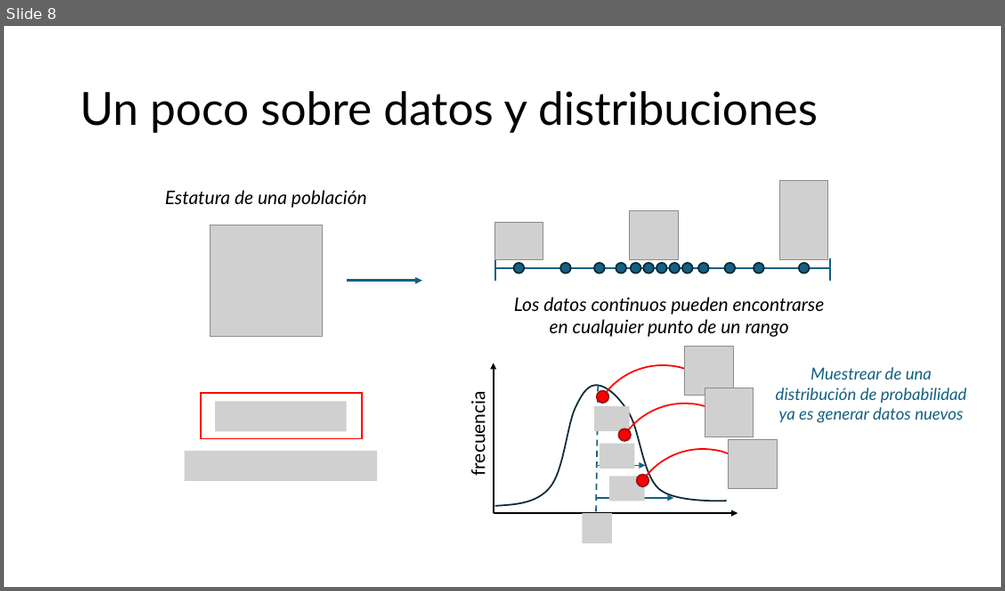
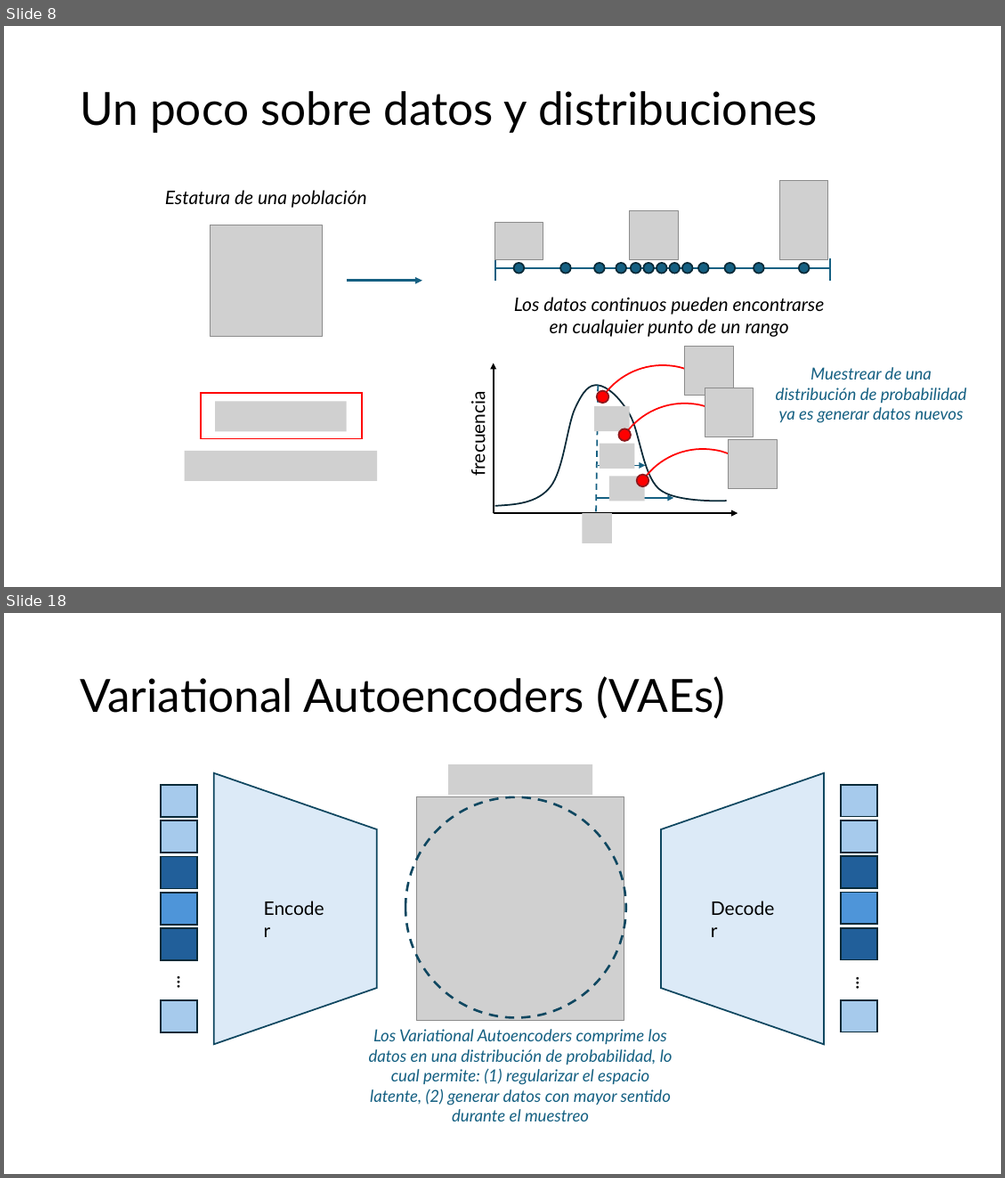
Before and after one commit to edircoli/taller-genbio, a slide deck: slides/byos_ppt.pptx. Shown one above the other, each under a label of ours: slide 8 before the commit, slides 8 and 18 after it; the slides between them are not shown. The pictures are 1005x591 and 1005x1178 pixels, drawn with LibreOffice and Linux fonts; fonts in the diff are those of the drawing; grey boxes stand for pictures. Boxes give left, top, right and bottom in pixels: in the first picture for what was removed or moved away, otherwise in the second. Text is boxed around its words. In the diff, an @@ line names an element or a change of style, - is before the commit and + after.

```diff
--- a/slides/byos_ppt.pptx
+++ b/slides/byos_ppt.pptx
@@ slide 18 added at <box>4,613,1001,1174</box>, background #FFFFFF @@
@@ title added at <box>80,676,725,719</box>, 44 pt, text #000000 @@
+Variational Autoencoders (VAEs)
@@ picture added at <box>448,765,592,795</box> @@
@@ trapezoid added at <box>213,773,376,1044</box>, fill #DCEAF7, outline #104760 1.5 pt @@
@@ ellipse added at <box>405,797,626,1018</box>, outline #104760 2.25 pt dashed @@
@@ picture added at <box>417,796,624,1020</box> @@
@@ trapezoid added at <box>661,773,824,1044</box>, fill #DCEAF7, outline #104760 1.5 pt @@
@@ text added at <box>256,892,334,923</box>, 18 pt, text #000000 @@
+Encoder
@@ text added at <box>704,892,783,923</box>, 18 pt, text #000000 @@
+Decoder
@@ text added at <box>170,969,197,996</box>, 16 pt, text #000000, bold @@
+…
@@ text added at <box>849,969,876,997</box>, 16 pt, text #000000, bold @@
+…
@@ group added at <box>161,785,198,1032</box>: 6 rectangles @@
@@ group added at <box>841,785,877,1032</box>: 6 rectangles @@
@@ text added at <box>369,1029,672,1121</box>, 16 pt, text #156082, italic @@
+Los Variational Autoencoders comprime los datos en una distribución de probabilidad, lo cual permite: (1) regularizar el espacio latente, (2) generar datos con mayor sentido durante el muestreo
```
Also in this commit, not shown: 1 slide changed, 23 other slides added.
